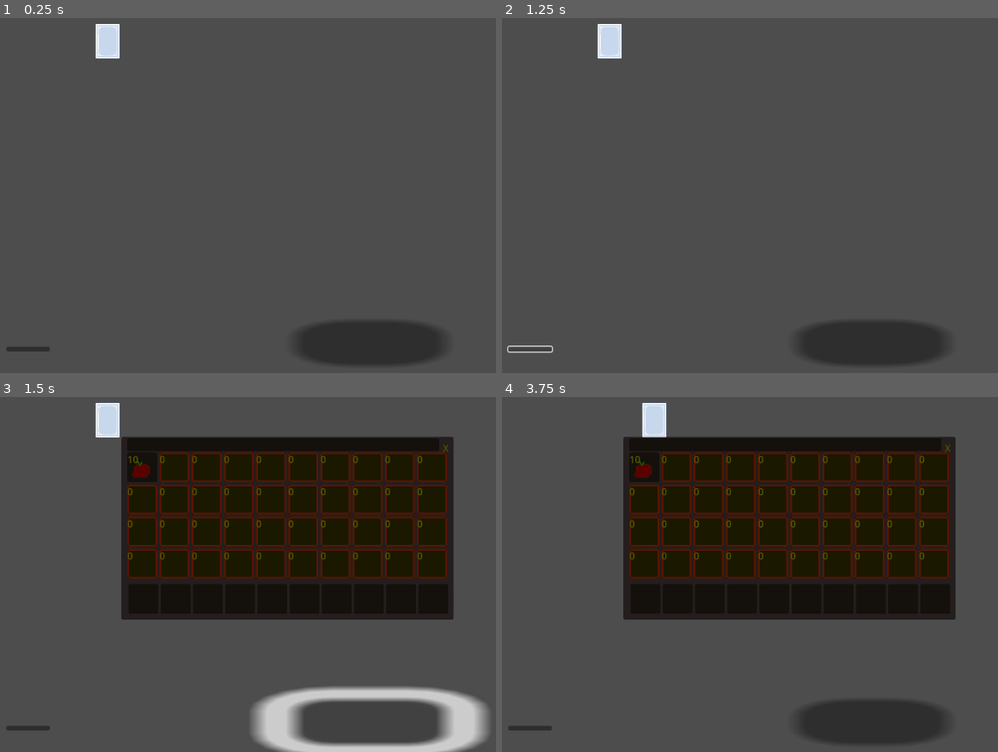
Above: before the commit, frames 1-4 (two rows, left to right).
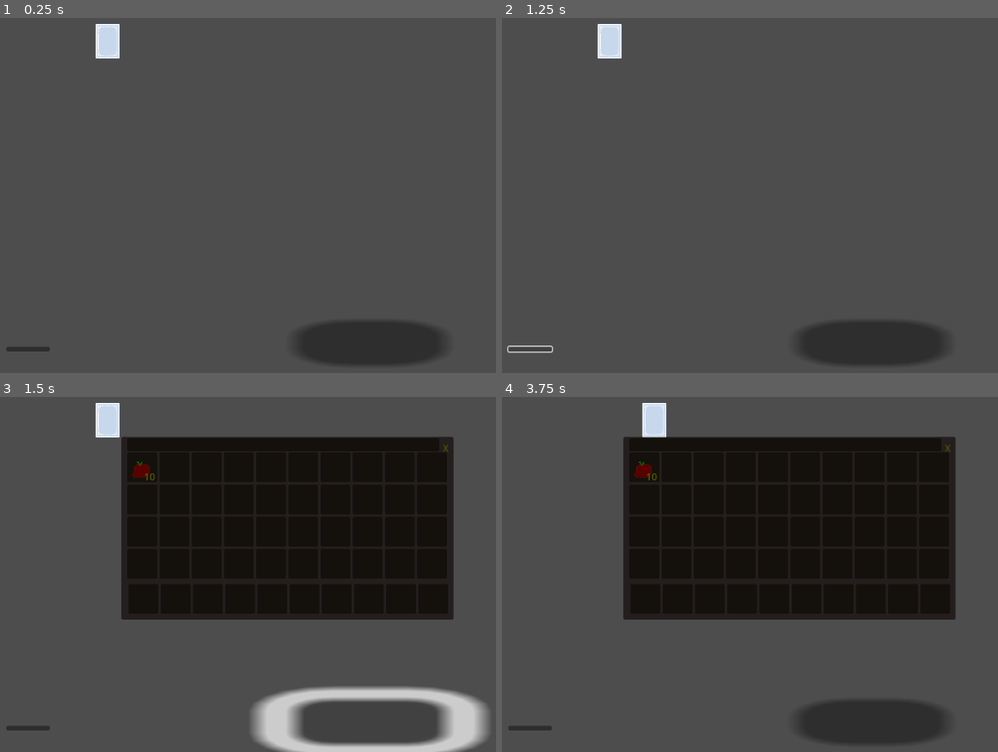
Above: after the commit, the same moments.

Repository: InsurgenceGaming/Inventory
Game: Godot game, scene res://UI/open_world.tscn
Same seed, same stepped clock (60 frames per second), same inputs: the game is played once before the commit and once after it.
Inputs (mouse positions are in pixels of both pictures, inside the frame that each line leads up to):
- Up to frame 1 (0.25 s): no input
- Up to frame 2 (1.25 s): click (531, 348) at 0.5 s
- Up to frame 3 (1.5 s): click (372, 723) at 1.25 s
- Up to frame 4 (3.75 s): click "X" at 2 s; tap Enter at 2.75 s; move the mouse to (963, 539) at 2.77 s; hold Right (ui_right) 2.78-3.53 s; click (963, 539) at 2.92 s; move the mouse to (675, 578) at 3.52 s; hold Down (ui_down) from 3.53 s (still down)

Frames 1-2 are identical in both runs. In frame 3, 5.2% of the frame differs, in the area x 25-91%, y 15-52%; in frame 4, 5.2%.

Commit message:
item Quantity V2

Diff:
--- a/Slot.gd
+++ b/Slot.gd
@@ -9,7 +9,11 @@
 	if item:
 		item_visual.texture = item.Item_Texture
 		print("i ran")
-		$Label.text = str(item.Item_quantity)
+		if item.Item_quantity > 1:
+			$Label.visible = true
+			$Label.text = str(item.Item_quantity)
+		else:
+			$Label.visible = false
 	else:
 		pass
 
--- a/UI/Slot.tscn
+++ b/UI/Slot.tscn
@@ -1,7 +1,6 @@
-[gd_scene load_steps=3 format=3 uid="uid://bcdwkqw4ipip8"]
+[gd_scene load_steps=2 format=3 uid="uid://bcdwkqw4ipip8"]
 
 [ext_resource type="Script" path="res://Slot.gd" id="1_mfwyr"]
-[ext_resource type="Texture2D" uid="uid://dv2v024ksjusa" path="res://Test Slot.png" id="2_ri7ps"]
 
 [node name="Panel" type="Panel"]
 custom_minimum_size = Vector2(50, 50)
@@ -22,9 +21,12 @@
 texture_filter = 1
 position = Vector2(25, 25)
 scale = Vector2(1.233, 1.233)
-texture = ExtResource("2_ri7ps")
 
 [node name="Label" type="Label" parent="."]
 layout_mode = 0
-offset_right = 40.0
-offset_bottom = 23.0
+offset_left = 28.0
+offset_top = 29.0
+offset_right = 68.0
+offset_bottom = 52.0
+text = "64
+"
--- a/UI/open_world.tscn
+++ b/UI/open_world.tscn
@@ -1,8 +1,7 @@
-[gd_scene load_steps=9 format=3 uid="uid://dvaex680vv666"]
+[gd_scene load_steps=8 format=3 uid="uid://dvaex680vv666"]
 
 [ext_resource type="Script" path="res://open_world.gd" id="1_a1rel"]
 [ext_resource type="PackedScene" uid="uid://byvv0dbstfyt1" path="res://UI/Inventory.tscn" id="2_h8xbk"]
-[ext_resource type="Texture2D" uid="uid://dv2v024ksjusa" path="res://Test Slot.png" id="3_7djh7"]
 [ext_resource type="Script" path="res://test_button.gd" id="3_gtxvi"]
 [ext_resource type="Texture2D" uid="uid://78rqqd2kc6f2" path="res://card_back.png" id="3_leiqt"]
 [ext_resource type="Script" path="res://Item_Resource.gd" id="4_atyak"]
@@ -12,7 +11,6 @@
 Item_name = ""
 Item_quantity = 0
 Item_Max_quantity = 0
-Item_Texture = ExtResource("3_7djh7")
 
 [sub_resource type="RectangleShape2D" id="RectangleShape2D_4uvgi"]
 
